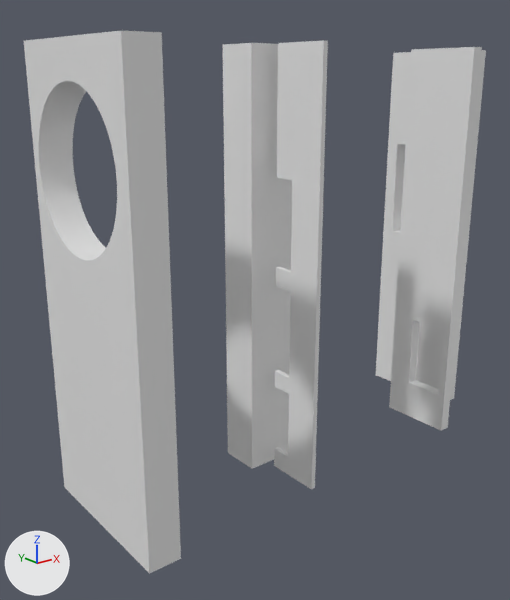
Renders of the OBJ model assets/environments/environmentB/environmentb_shapes/body_1_1.obj from each side of a commit.
Before and after are seen from a camera (50 mm lens) standing at (-3.37, -3.02, 2.36) and looking at (-0.75, 0.25, 1.05). Arrows for +X, +Y and +Z are at lower left; the lights stay in place. The first picture is the older version. Where no turn or scale is listed for an object, it has been applied to the vertices. Vertices at exactly the same position are counted once.

In view in the first picture: 'body_1_1'.
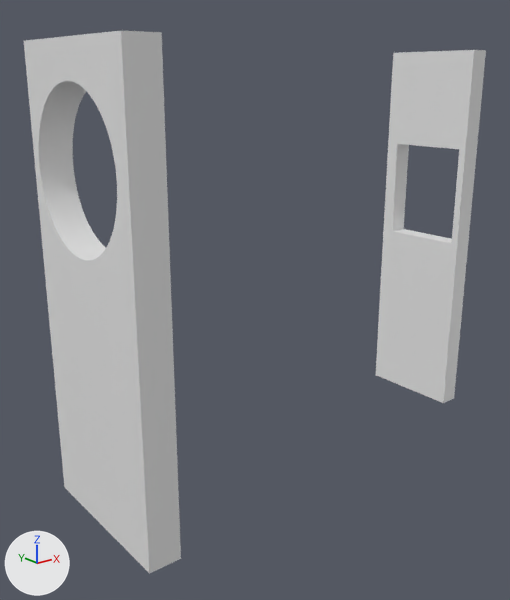
What differs and where, as boxes (x1, y1, x2, y2) in the pictures (510 x 600 px):
part 1 of me_body_1_1, deleted: before (274, 40, 328, 489)
part 2 of me_body_1_1, deleted: before (389, 47, 482, 431)
part 3 of me_body_1_1, deleted: before (223, 43, 292, 469)

Patch to the scene script:
```diff
--- a/assets/environments/environmentB/environmentb_shapes/body_1_1.obj.py
+++ b/assets/environments/environmentB/environmentb_shapes/body_1_1.obj.py
@@ me_body_1_1 @@
 # used by ob_body_1_1; location = (0.0, 0.0, 0.0)
-me_body_1_1.from_pydata(...)  # 150 vertices, 292 faces; spans x -1.93..0.95, y -0.38..0.62, z 0.0..2.54
+me_body_1_1.from_pydata(...)  # 94 vertices, 188 faces; spans x -1.93..0.95, y -0.38..0.62, z 0.0..2.54
+# me_body_1_1 part 1: the loose piece of 32 vertices spanning x -0.78..-0.75, y -0.32..0.02, z 0.0..2.54 is deleted
+# me_body_1_1 part 2: the loose piece of 16 vertices spanning x 0.45..0.52, y -0.35..0.13, z 0.0..2.54 is deleted
+# me_body_1_1 part 3: the loose piece of 8 vertices spanning x -0.91..-0.6, y 0.09..0.34, z 0.0..2.54 is deleted
```
